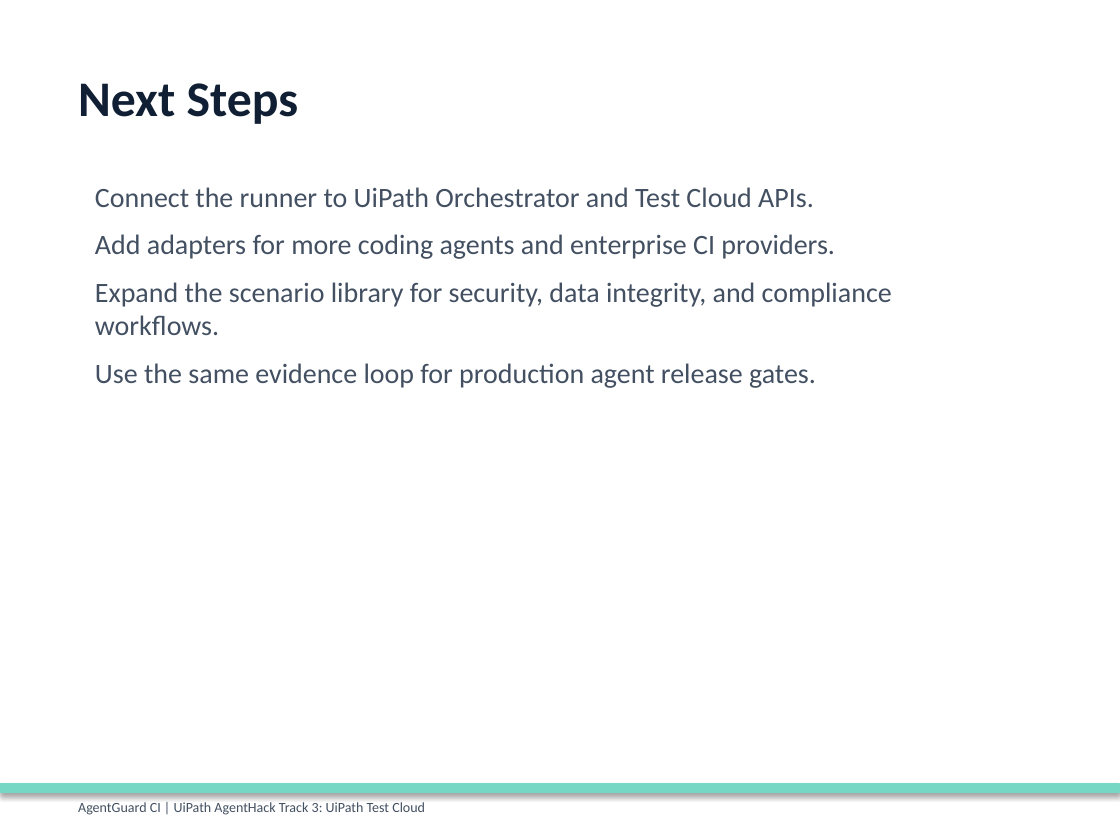
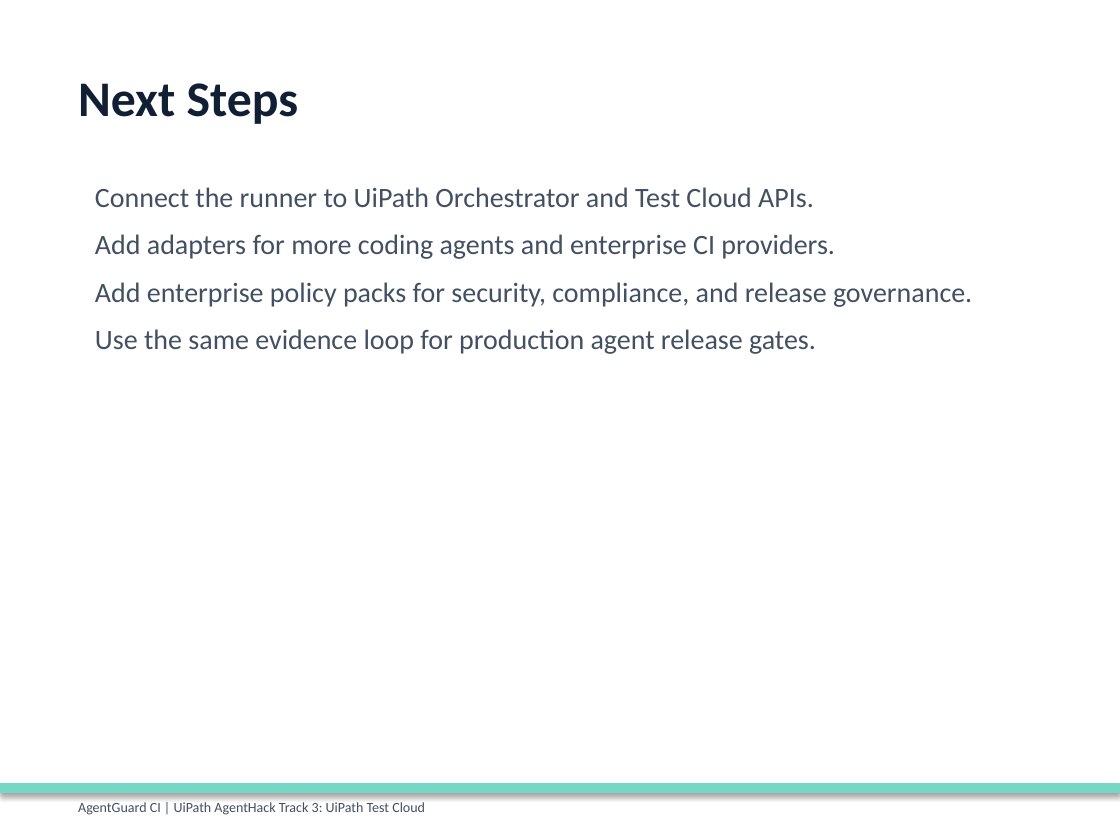
Before and after one commit to baiqidi/agentguard-ci, a slide deck: slide 10 of docs/submission/AgentGuard-CI-deck.pptx (slide 9 before the commit). Drawn at 1120x840 pixels with LibreOffice and Linux fonts; fonts in the diff are those of the drawing. Boxes give left, top, right and bottom in pixels: in the first picture for what was removed or moved away, otherwise in the second. Text is boxed around its words. In the diff, an @@ line names an element or a change of style, - is before the commit and + after.

```diff
--- a/docs/submission/AgentGuard-CI-deck.pptx
+++ b/docs/submission/AgentGuard-CI-deck.pptx
@@ text at (x1=95, y1=282, x2=972, y2=307): text changed @@
-Expand the scenario library for security, data integrity, and compliance workflows.
+Add enterprise policy packs for security, compliance, and release governance.
```
Also in this commit, not shown: 5 other slides changed, 1 slide added, 28 other files.
